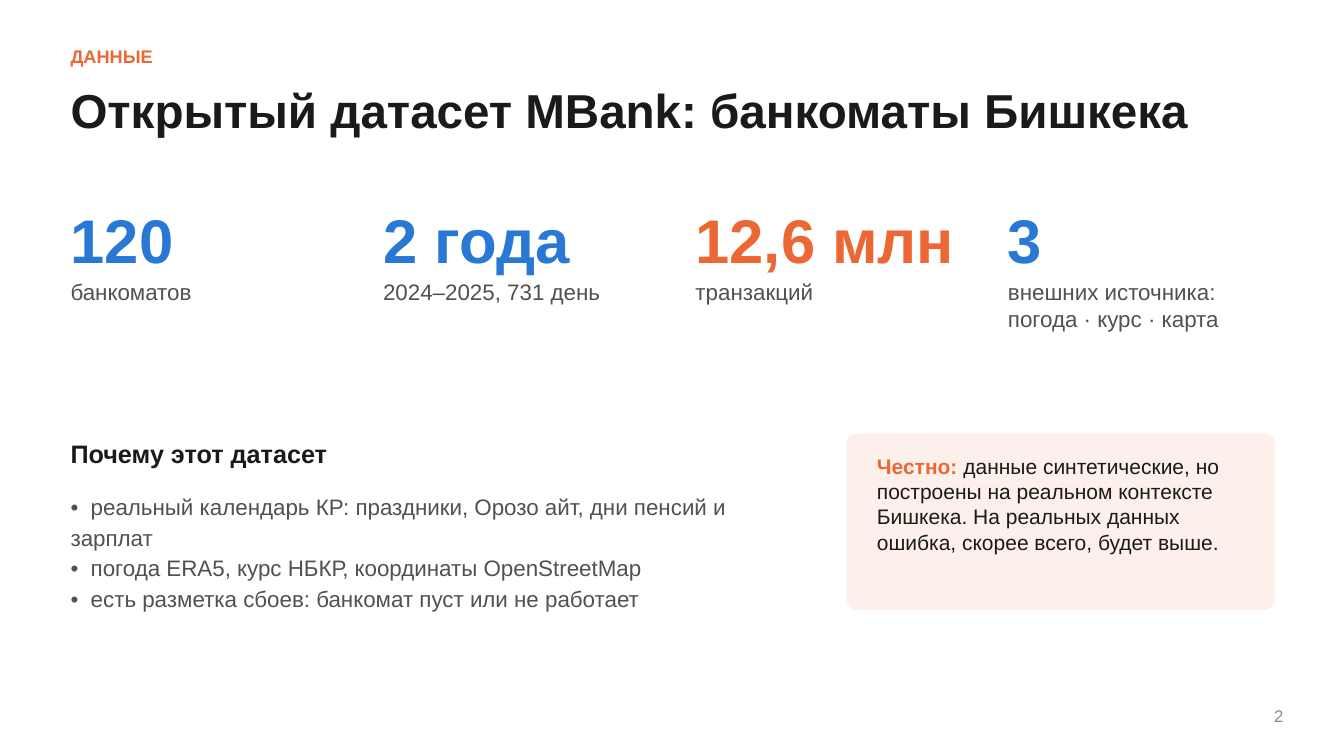
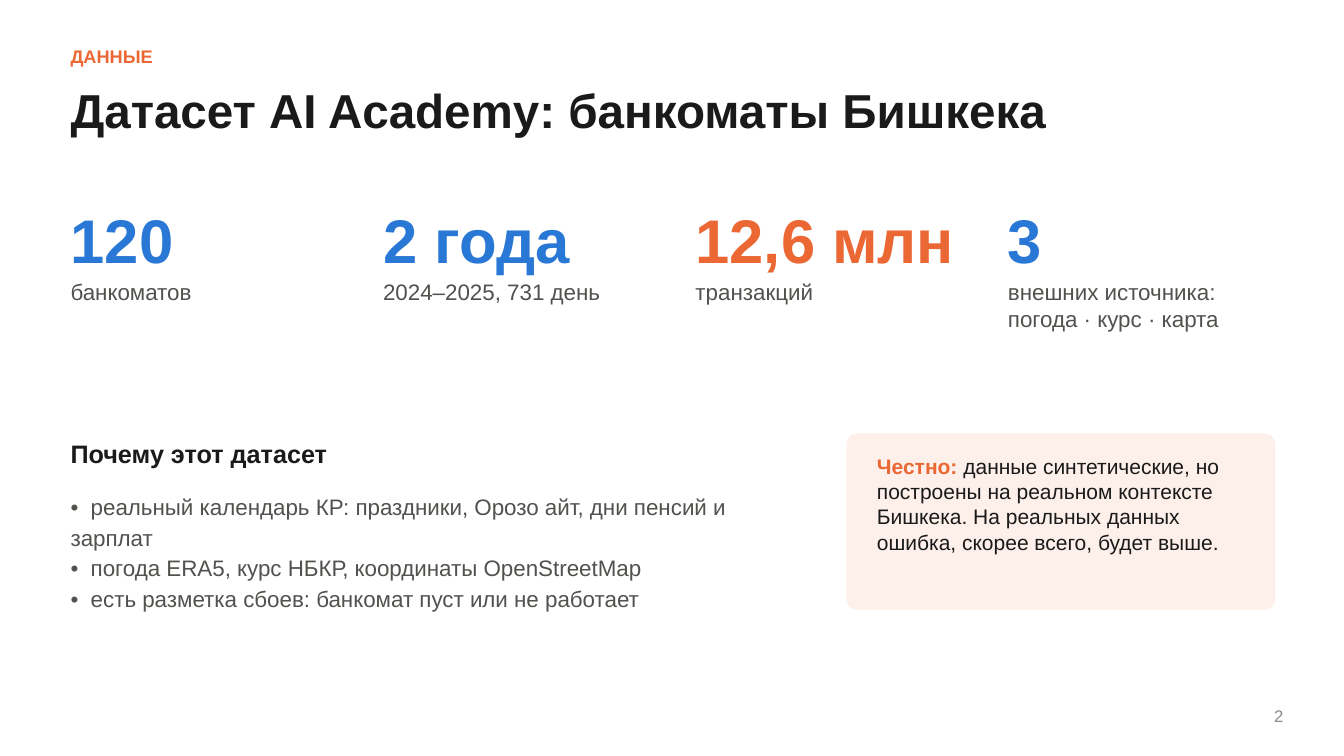
Before and after one commit to iskndrvv/atm-cash-forecast, a slide deck: slide 2 of reports/presentation.pptx. Drawn at 1344x756 pixels with LibreOffice and Linux fonts; fonts in the diff are those of the drawing. Boxes give left, top, right and bottom in pixels: in the first picture for what was removed or moved away, otherwise in the second. Text is boxed around its words. In the diff, an @@ line names an element or a change of style, - is before the commit and + after.

```diff
--- a/reports/presentation.pptx
+++ b/reports/presentation.pptx
@@ text at [71, 93, 1045, 137]: text changed @@
-Открытый датасет MBank: банкоматы Бишкека
+Датасет AI Academy: банкоматы Бишкека
```
Also in this commit, not shown: 2 other slides changed, 1 other file.
